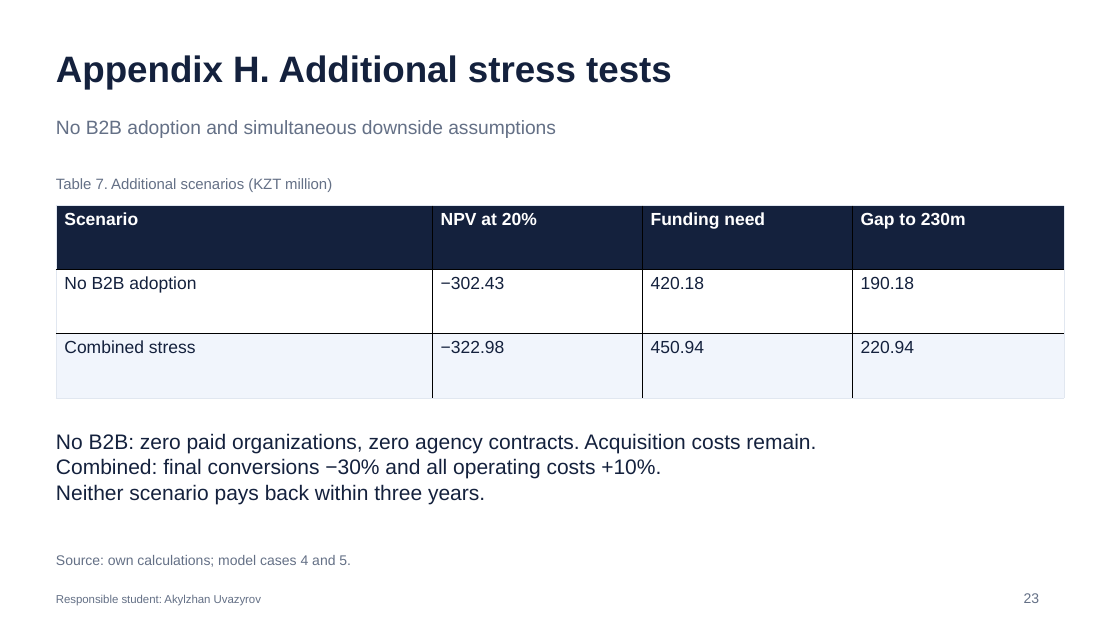
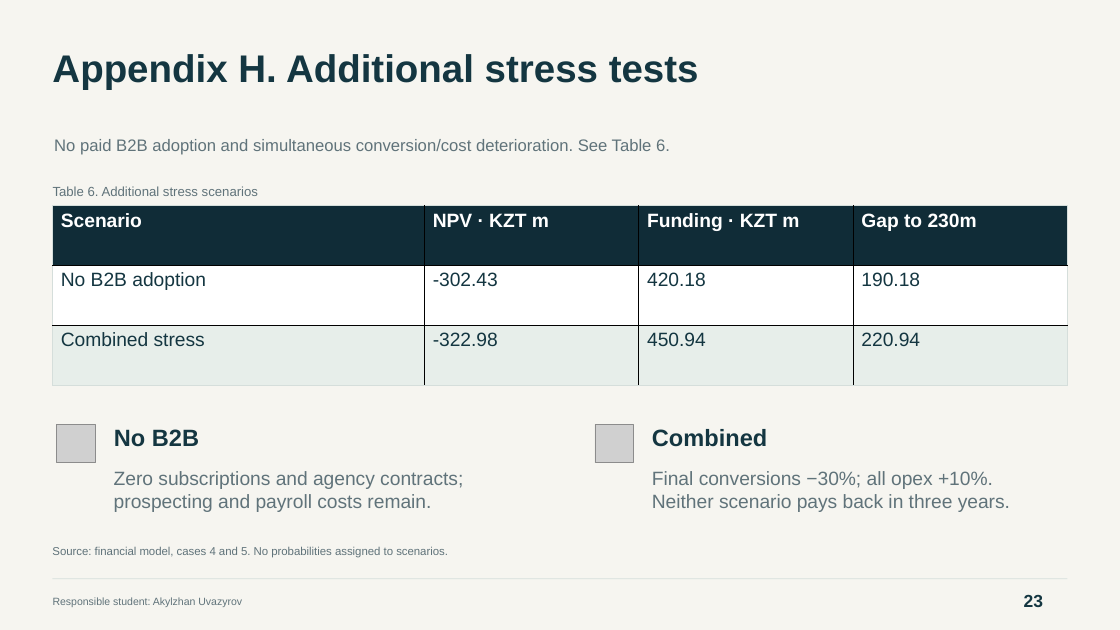
Before and after one commit to Arlan-prog/FinanceFinal, a slide deck: slide 23 of Final_Project_Presentation.pptx. Drawn at 1120x630 pixels with LibreOffice and Linux fonts; fonts in the diff are those of the drawing; grey boxes stand for pictures. Boxes give left, top, right and bottom in pixels: in the first picture for what was removed or moved away, otherwise in the second. Text is boxed around its words. In the diff, an @@ line names an element or a change of style, - is before the commit and + after.

```diff
--- a/Final_Project_Presentation.pptx
+++ b/Final_Project_Presentation.pptx
@@ background #FFFFFF to #F6F5F0 @@
@@ text "Appendix H. Additional stress tests" at [52,54,699,89]: size 31.5 to 33 pt, text colour #14213D to #143641 @@
@@ text at [54,139,670,155]: text changed; size 16.5 to 14.2 pt; text colour #647086 to #60737A @@
-No B2B adoption and simultaneous downside assumptions
+No paid B2B adoption and simultaneous conversion/cost deterioration. See Table 6.
@@ table at [52,206,1067,386] @@
-row 1, column 2: NPV at 20%
+row 1, column 2: NPV · KZT m
-row 1, column 3: Funding need
+row 1, column 3: Funding · KZT m
-row 2, column 2: −302.43
+row 2, column 2: -302.43
-row 3, column 2: −322.98
+row 3, column 2: -322.98
@@ fill #14213D to #102C37 in row 1 @@
@@ fill #F1F5FC to #E7EEEA in row 3 @@
@@ size 15 to 16.5 pt in "Scenario", "Gap to 230m", "No B2B adoption", "420.18" and 4 more places @@
@@ text colour #14213D to #143641 in "No B2B adoption", "420.18", "190.18", "Combined stress" and 2 more places @@
@@ borders changed @@
@@ table: place and size @@
-table at [56,206,1065,398]
+table at [52,206,1067,386]
@@ text at [53,186,258,196]: text changed; size 12.8 to 11.2 pt; text colour #647086 to #60737A @@
-Table 7. Additional scenarios (KZT million)
+Table 6. Additional stress scenarios
@@ picture added at [57,424,96,463] @@
@@ text added at [114,429,199,447], 20.2 pt, text #143641, bold @@
+No B2B
@@ picture added at [595,424,634,463] @@
@@ text added at [652,429,767,447], 20.2 pt, text #143641, bold @@
+Combined
@@ text added at [114,471,463,512], 16.5 pt, text #60737A @@
+Zero subscriptions and agency contracts;
+prospecting and payroll costs remain.
@@ text at [652,471,1010,512]: text changed; size 18 to 16.5 pt; text colour #14213D to #60737A @@
-No B2B: zero paid organizations, zero agency contracts. Acquisition costs remain.
-Combined: final conversions −30% and all operating costs +10%.
-Neither scenario pays back within three years.
+Final conversions −30%; all opex +10%.
+Neither scenario pays back in three years.
@@ text at [52,546,448,558]: text changed; size 12 to 9.8 pt; text colour #647086 to #60737A @@
-Source: own calculations; model cases 4 and 5.
+Source: financial model, cases 4 and 5. No probabilities assigned to scenarios.
@@ text "Responsible student: Akylzhan Uvazyrov" at [53,597,242,607]: size 9.8 to 9 pt, text colour #647086 to #60737A @@
@@ rectangle added at [52,579,1067,580], fill #D5DEDB @@
@@ text "23" at [1024,595,1043,607]: size 12 to 15 pt, text colour #647086 to #143641, bold on @@
```
Also in this commit, not shown: 15 other slides changed, 7 slides added, 7 slides removed, 11 other files.
